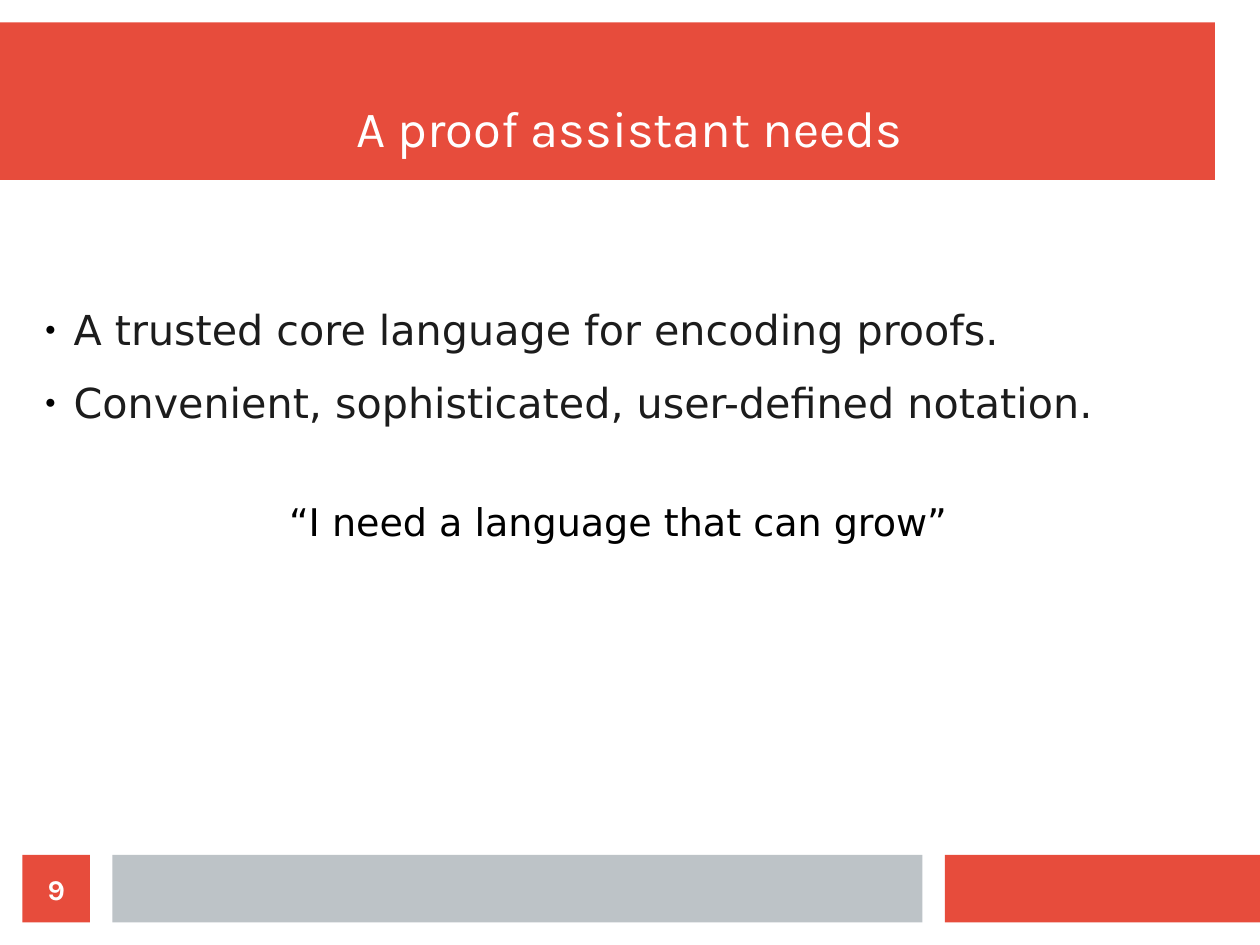
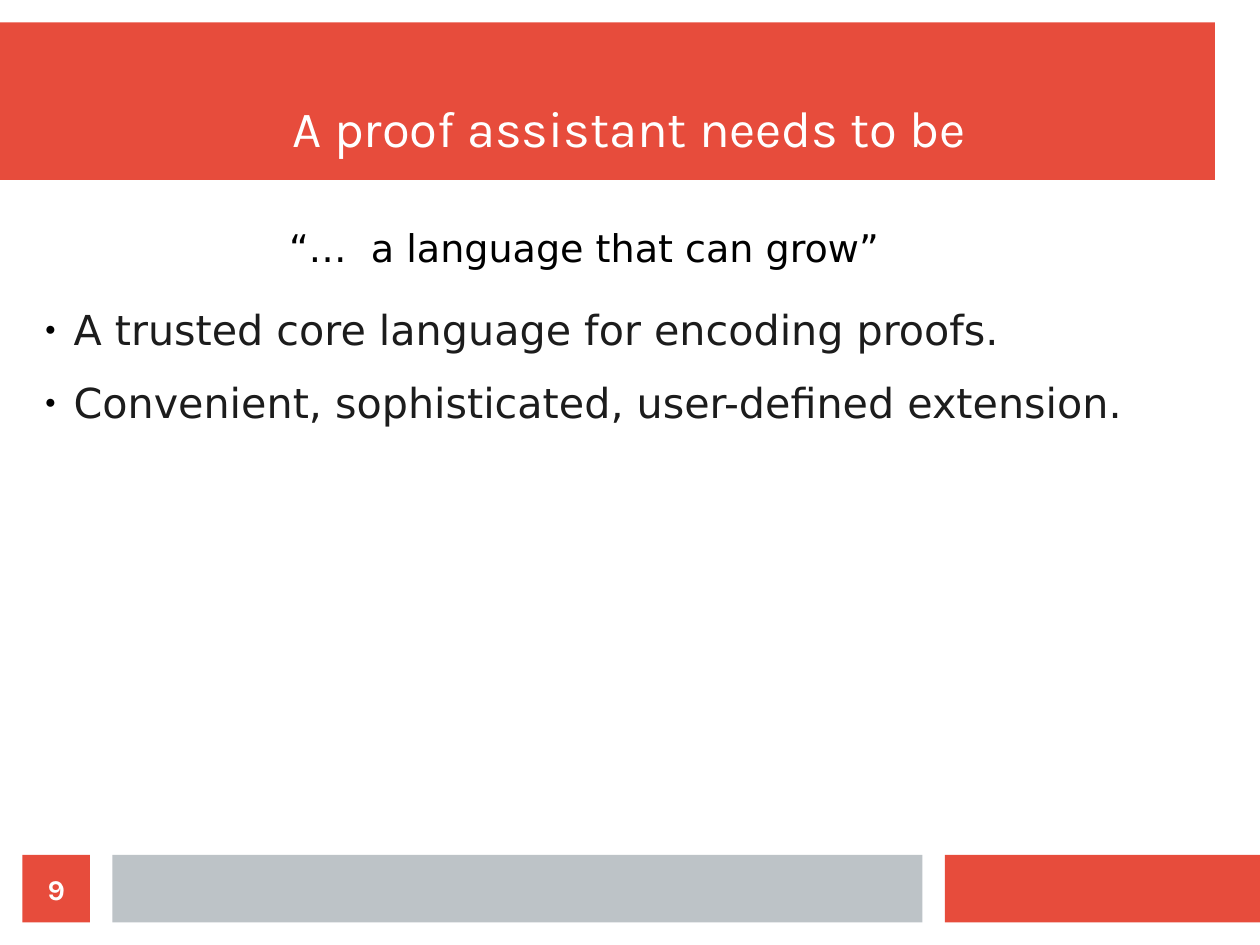
Before and after one commit to wilbowma/cur, a slide deck: slide 9 of hope-2016/slides.odp. Drawn at 1260x945 pixels with LibreOffice and Linux fonts; fonts in the diff are those of the drawing. Boxes give left, top, right and bottom in pixels: in the first picture for what was removed or moved away, otherwise in the second. Text is boxed around its words. In the diff, an @@ line names an element or a change of style, - is before the commit and + after.

```diff
--- a/hope-2016/slides.odp
+++ b/hope-2016/slides.odp
@@ title at bbox=[293, 112, 966, 159]: text changed @@
-A proof assistant needs
+A proof assistant needs to be
@@ text at bbox=[371, 233, 879, 270]: text changed @@
-“I need a language that can grow”
+“… a language that can grow”
@@ text at bbox=[74, 386, 1121, 427]: text changed @@
-● Convenient, sophisticated, user-defined notation.
+● Convenient, sophisticated, user-defined extension.
```
Also in this commit, not shown: 5 other slides changed, 4 slides added, 1 other file.
